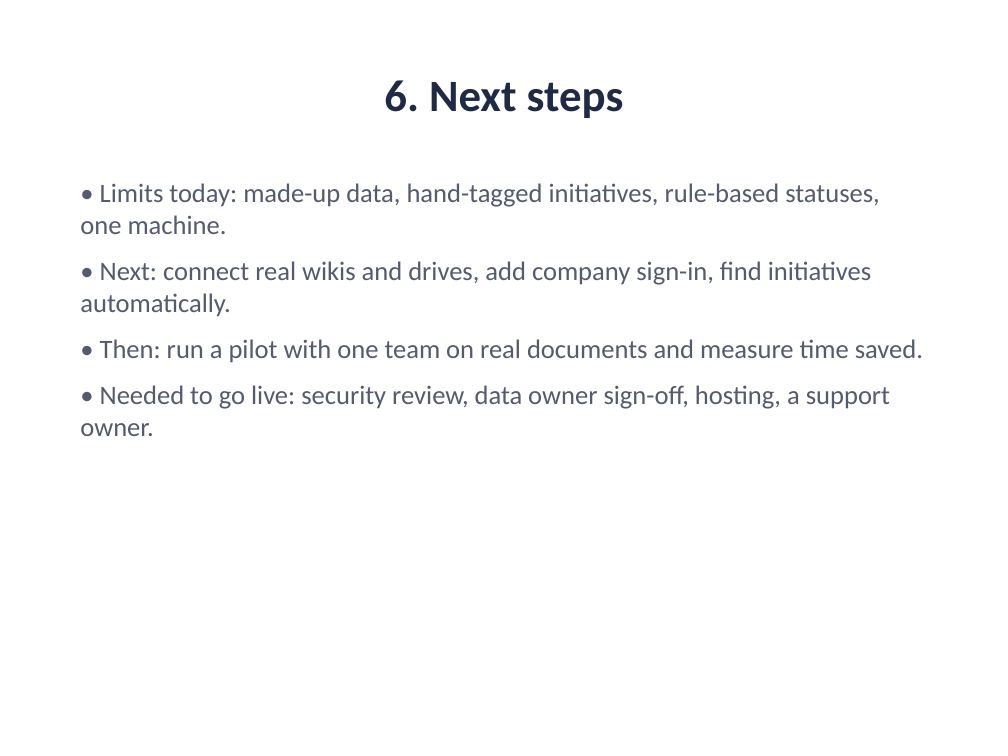
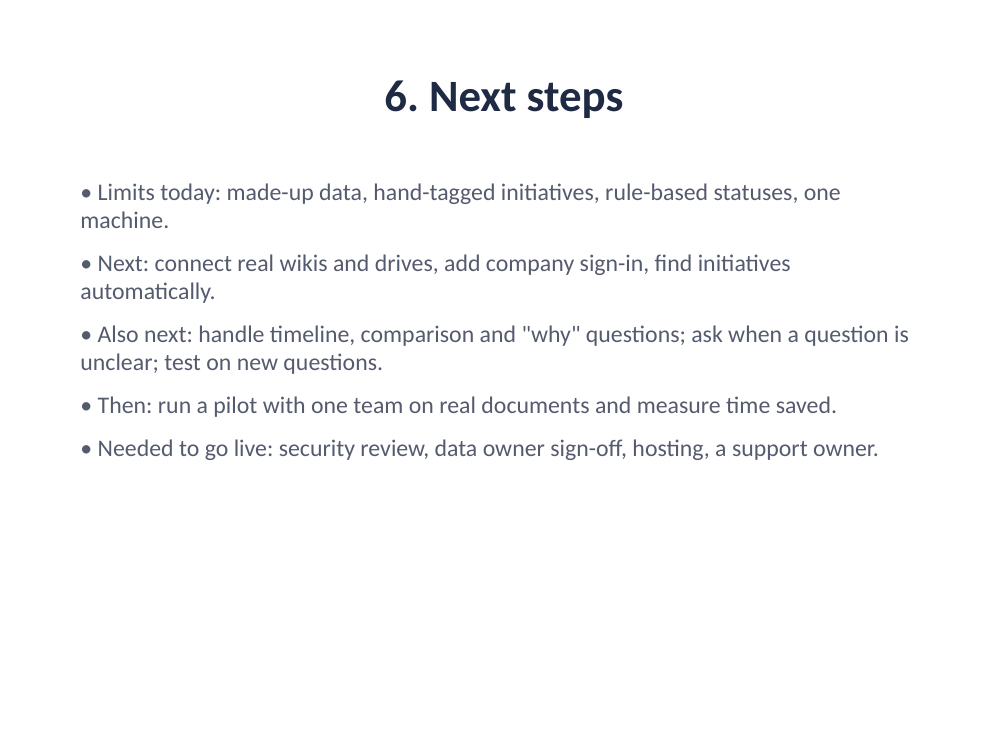
Before and after one commit to hemach-git/EKRA, a slide deck: slide 6 of docs/presentation.pptx. Drawn at 1008x756 pixels with LibreOffice and Linux fonts; fonts in the diff are those of the drawing. Boxes give left, top, right and bottom in pixels: in the first picture for what was removed or moved away, otherwise in the second. Text is boxed around its words. In the diff, an @@ line names an element or a change of style, - is before the commit and + after.

```diff
--- a/docs/presentation.pptx
+++ b/docs/presentation.pptx
@@ text at [80,183,879,460]: size 19 to 17 pt in "• Limits today: made-up data, hand-tagged initiatives, ...", "• Next: connect real wikis and drives, ...", "• Then: run a pilot with one ...", "• Needed to go live: security review, ..." @@
@@ text at [80,325,909,374]: paragraph added @@
+• Also next: handle timeline, comparison and "why" questions; ask when a question is unclear; test on new questions.
```
Also in this commit, not shown: 21 other files.
